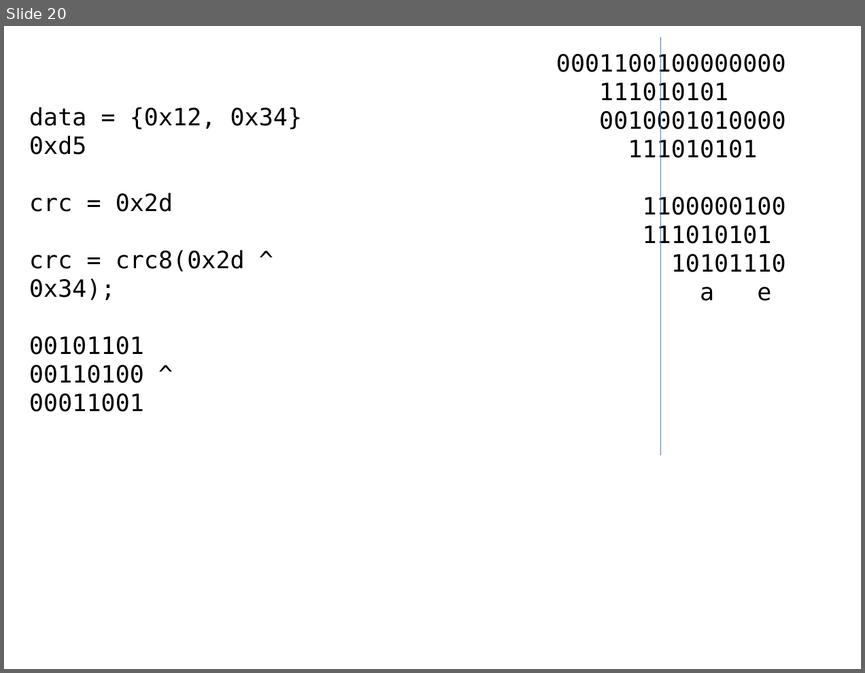
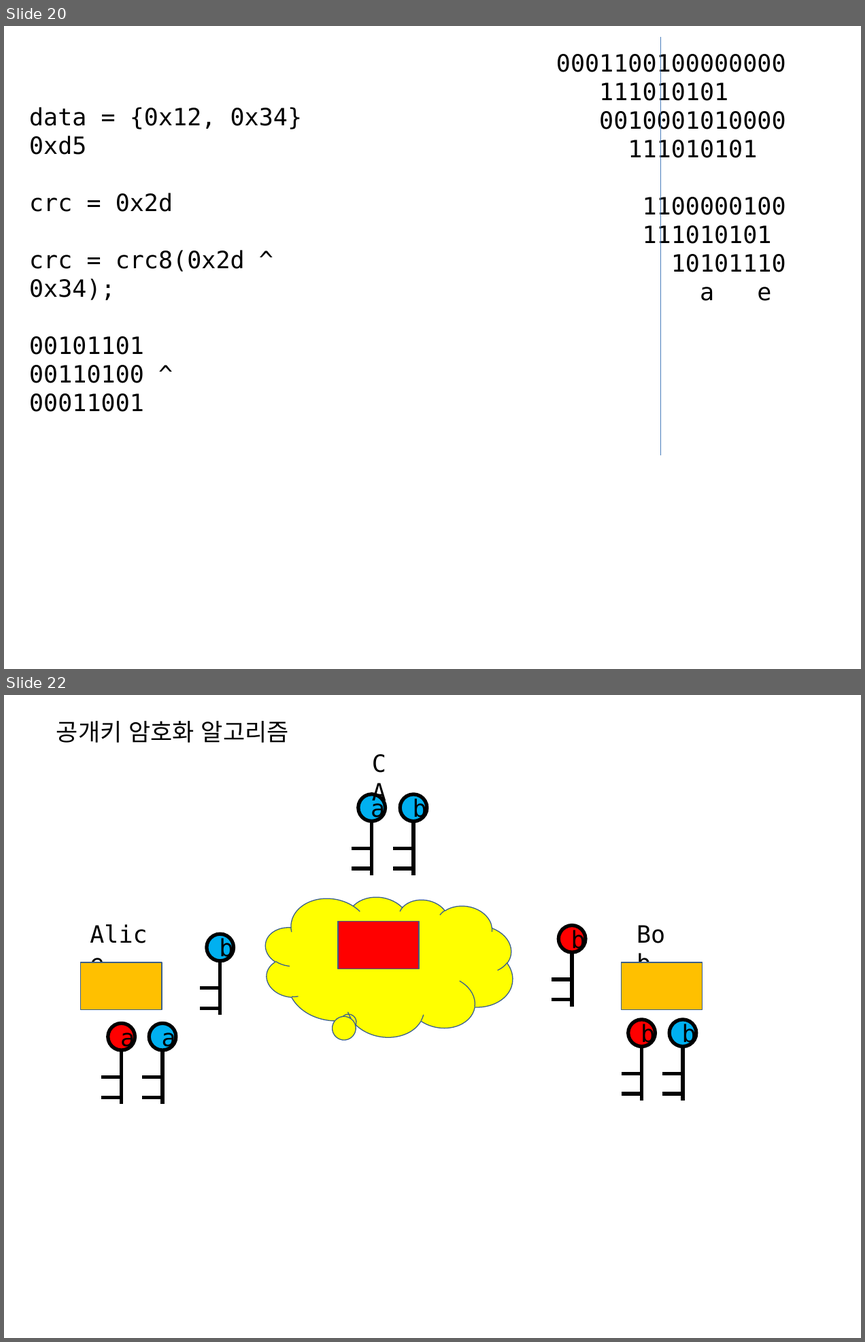
Before and after one commit to chisun-joung/osdsalgo_c, a slide deck: 05_day.pptx. Shown one above the other, each under a label of ours: slide 20 before the commit, slides 20 and 22 after it; the slides between them are not shown. The pictures are 865x673 and 865x1342 pixels, drawn with LibreOffice and Linux fonts; fonts in the diff are those of the drawing. Boxes give left, top, right and bottom in pixels: in the first picture for what was removed or moved away, otherwise in the second. Text is boxed around its words. In the diff, an @@ line names an element or a change of style, - is before the commit and + after.

```diff
--- a/05_day.pptx
+++ b/05_day.pptx
@@ slide 22 added at [4,695,861,1338], background #FFFFFF @@
@@ text added at [56,721,289,743], 20 pt, text #000000 @@
+공개키 암호화 알고리즘
@@ text added at [363,744,407,781], 20 pt, text #000000 @@
+CA
@@ thought cloud added at [254,877,522,1053], fill #FFFF00, outline #3A5F8C 0.75 pt @@
@@ group added at [352,794,384,875]: 3 lines, 1 ellipse @@
+a
@@ group added at [393,794,426,875]: 3 lines, 1 ellipse @@
+b
@@ text added at [82,915,165,953], 20 pt, text #000000 @@
+Alice
@@ text added at [628,915,684,953], 20 pt, text #000000 @@
+Bob
@@ rectangle added at [338,921,419,968], fill #FF0000, outline #3A5F8C 0.75 pt @@
@@ rectangle added at [81,962,162,1009], fill #FFC000, outline #3A5F8C 0.75 pt @@
@@ rectangle added at [621,962,702,1009], fill #FFC000, outline #3A5F8C 0.75 pt @@
@@ group added at [551,926,585,1006]: 3 lines, 1 ellipse @@
+b
@@ group added at [201,934,232,1015]: 3 lines, 1 ellipse @@
+b
@@ group added at [101,1023,135,1104]: 3 lines, 1 ellipse @@
+a
@@ group added at [142,1023,175,1104]: 3 lines, 1 ellipse @@
+a
@@ group added at [621,1019,654,1100]: 3 lines, 1 ellipse @@
+b
@@ group added at [662,1019,696,1100]: 3 lines, 1 ellipse @@
+b
```
Also in this commit, not shown: 1 slide changed, 3 other slides added, 2 other files.
